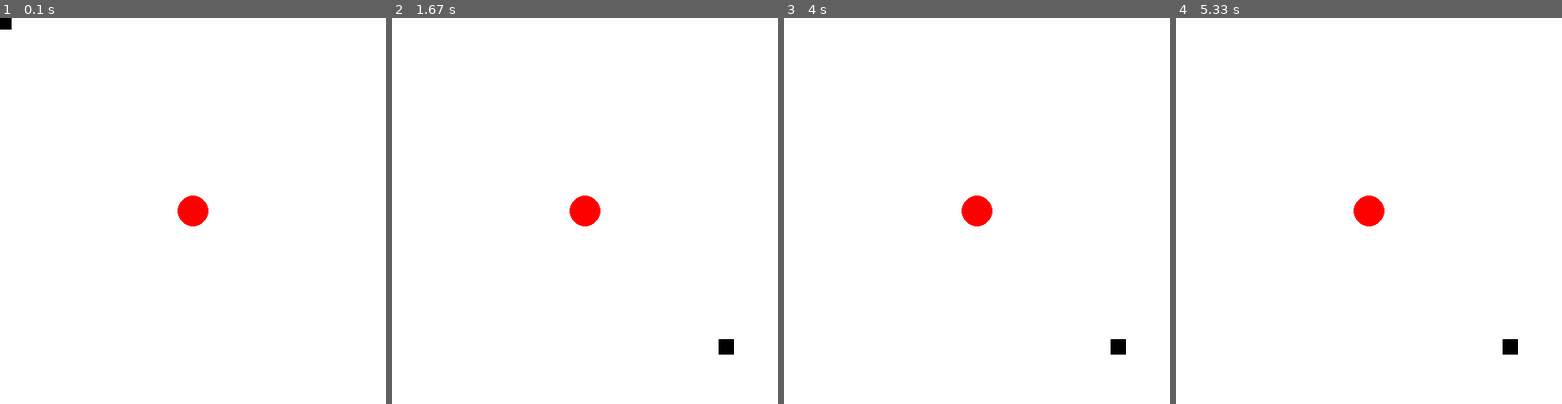
Above: before the commit, frames 1-4 (left to right).
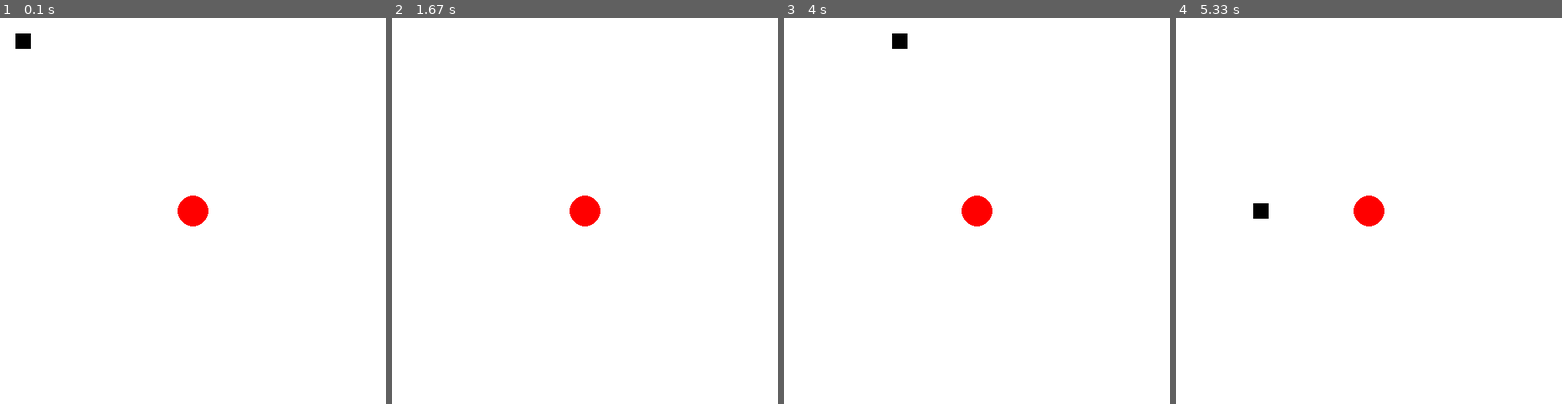
Above: after the commit, the same moments.

Repository: reychakcoding/Python-Class
Game: pygame game, started from mypygame.py
Two runs of this game, one before a commit and one after it. Both use one fixed random seed, a clock stepped at 60 frames per second and the inputs below.
Inputs (mouse positions are in pixels of both pictures, inside the frame that each line leads up to):
- Up to frame 1 (0.1 s): no input
- Up to frame 2 (1.67 s): hold D 0.33-0.8 s; move the mouse to (569, 226) at 0.37 s; hold W 0.83-1.13 s; press the mouse at (642, 75) at 1.2 s; move the mouse to (685, 211) at 1.3 s; release the mouse at (727, 346) at 1.43 s
- Up to frame 3 (4 s): hold A 2-2.53 s; hold S 2.57-2.87 s; hold D from 3.73 s (still down)
- Up to frame 4 (5.33 s): release D at 4.37 s; hold S 4.4-4.77 s; hold A 4.8-5.27 s; hold D from 5.3 s (still down)

The runs differ from the first frame. In frame 1, 0.2% of the frame differs, in the area x 0-8%, y 0-8%; in frame 2, 0.2%; in frame 3, 0.3%, in the area x 28-89%, y 4-88%; in frame 4, 0.3%.

Commit message:
Update mypygame.py

Diff:
--- a/mypygame.py
+++ b/mypygame.py
@@ -13,14 +13,35 @@
 #draw loop
 while True:
     #check for events
-    ev = py.event.poll()
+    ev = py.event.poll() # gets the latest event
     if ev.type == py.QUIT:
         break
+    keys = py.key.get_pressed() # a list of all current keys pressed
+    if keys[py.K_d]:
+      player.x+=10
+    if keys[py.K_a]:
+      player.x-=10
+    if keys[py.K_w]:
+      player.top-=10
+    if keys[py.K_s]:
+      player.top+=10
+
+
+    if ev.type == py.MOUSEBUTTONDOWN:
+      print("mouse is clicked")
+    # event options
+    # QUIT              none
+    # KEYDOWN           key, mod, unicode, scancode
+    # KEYUP             key, mod, unicode, scancode
+    # MOUSEMOTION       pos, rel, buttons, touch
+    # MOUSEBUTTONUP     pos, button, touch
+    # MOUSEBUTTONDOWN   pos, button, touch
+
     window.fill("white")
     mouseX,mouseY = py.mouse.get_pos()
 
-    player.centerx = mouseX
-    player.centery = mouseY
+    #player.centerx = mouseX
+    #player.centery = mouseY
 
 
     #draw here
